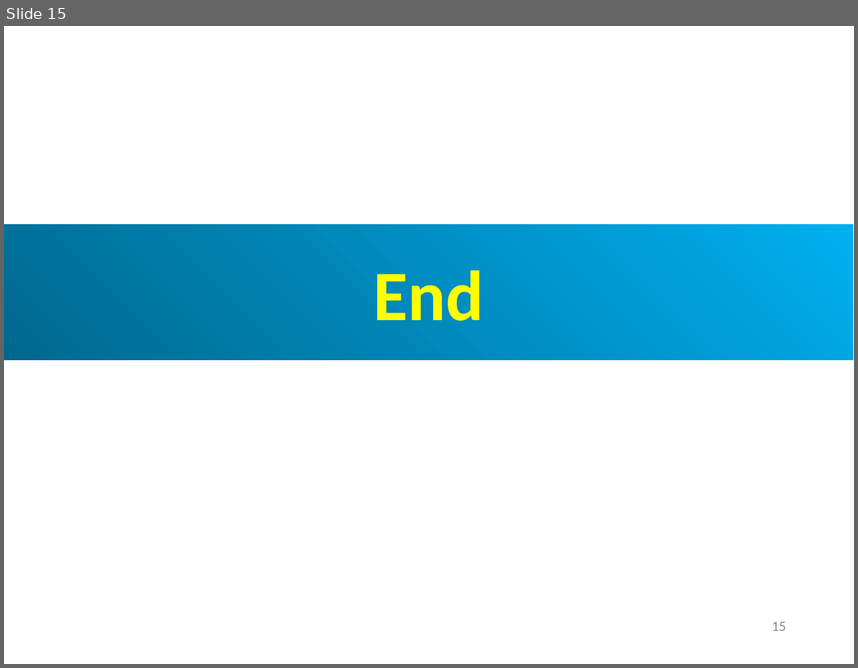
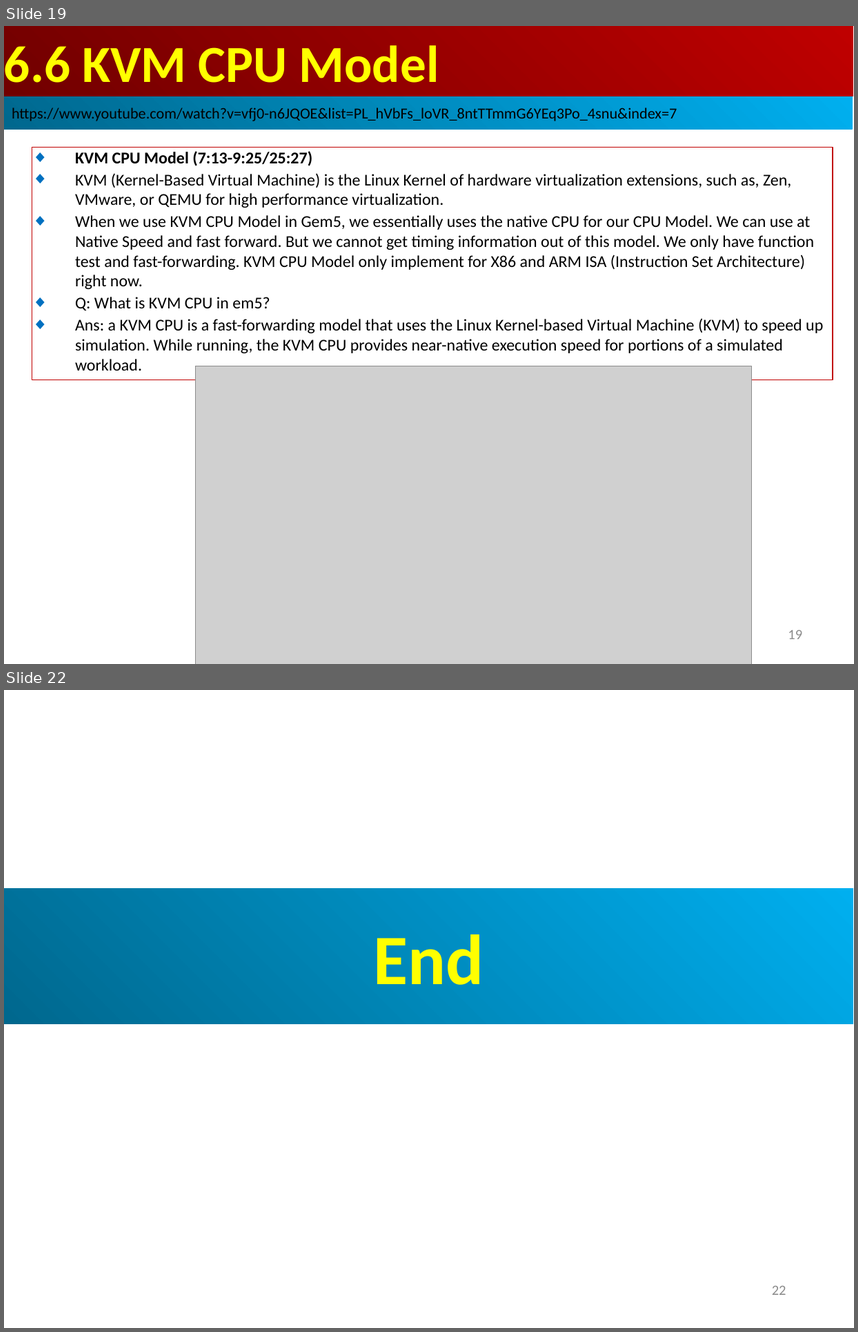
Before and after one commit to peterhchen/AIU_CS850_Gem5_McPAT, a slide deck: 050_Gem5/007.CPUModel/000_Video/007.CPUModel.ppt. Shown one above the other, each under a label of ours: slide 15 before the commit, slides 19 and 22 after it; the slides between them are not shown. The pictures are 858x668 and 858x1332 pixels, drawn with LibreOffice and Linux fonts; fonts in the diff are those of the drawing; grey boxes stand for pictures. Boxes give left, top, right and bottom in pixels: in the first picture for what was removed or moved away, otherwise in the second. Text is boxed around its words. In the diff, an @@ line names an element or a change of style, - is before the commit and + after.

```diff
--- a/050_Gem5/007.CPUModel/000_Video/007.CPUModel.ppt
+++ b/050_Gem5/007.CPUModel/000_Video/007.CPUModel.ppt
@@ slide 19 added at [4,26,854,664], background #FFFFFF @@
@@ rectangle added at [4,26,853,96], fill gradient #BF0000 to #710000, 44 pt, text #FFFF00, bold @@
+6.6 KVM CPU Model
@@ rectangle added at [4,96,853,129], fill gradient #00AFEF to #00688E, 13 pt, text #000000 @@
+https://www.youtube.com/watch?v=vfj0-n6JQOE&list=PL_hVbFs_loVR_8ntTTmmG6YEq3Po_4snu&index=7
@@ rectangle added at [32,147,833,379], outline #C00000 0.74 pt, 14 pt, text #000000 @@
+◆ KVM CPU Model (7:13-9:25/25:27)
+◆ KVM (Kernel-Based Virtual Machine) is the Linux Kernel of hardware virtualization extensions, such as, Zen, VMware, or QEMU for high performance virtualization.
+◆ When we use KVM CPU Model in Gem5, we essentially uses the native CPU for our CPU Model. We can use at Native Speed and fast forward. But we cannot get timing information out of this model. We only have function test and fast-forwarding. KVM CPU Model only implement for X86 and ARM ISA (Instruction Set Architecture) right now.
+◆ Q: What is KVM CPU in em5?
+◆ Ans: a KVM CPU is a fast-forwarding model that uses the Linux Kernel-based Virtual Machine (KVM) to speed up simulation. While running, the KVM CPU provides near-native execution speed for portions of a simulated workload.
@@ picture added at [195,366,752,664] @@
@@ page number added at [788,630,802,639], 12 pt, text #8B8B8B @@
+19
@@ what was slide 15 is now slide 22 @@
@@ page number at [772,1285,786,1294]: text changed @@
-15
+22
```
Also in this commit, not shown: 2 slides changed, 6 other slides added.
